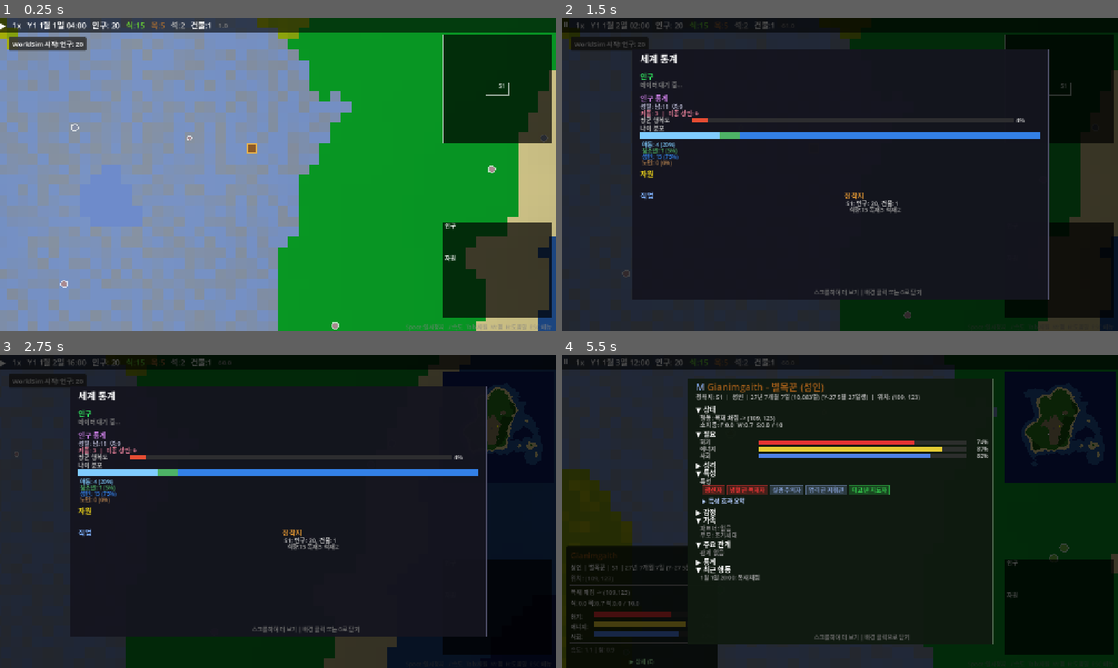
Above: before the commit, frames 1-4 (two rows, left to right).
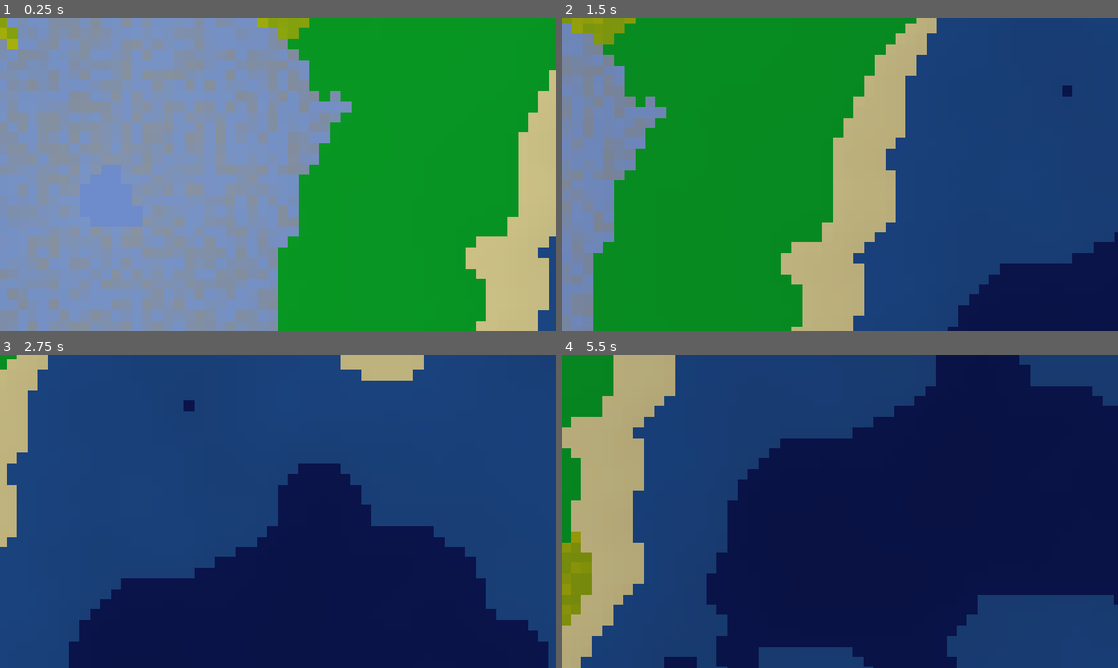
Above: after the commit, the same moments.

Repository: hyunlord/new-world
Game: Godot game, scene res://scenes/main/main.tscn
Same seed, same stepped clock (60 frames per second), same inputs: the game is played once before the commit and once after it.
Inputs (mouse positions are in pixels of both pictures, inside the frame that each line leads up to):
- Up to frame 1 (0.25 s): no input
- Up to frame 2 (1.5 s): tap Enter at 0.5 s; drag from (1056, 89) to (895, 105) at 0.52 s; drag from (1056, 271) to (812, 237) at 1.27 s
- Up to frame 3 (2.75 s): tap Space at 2 s; move the mouse to (278, 511) at 2.02 s; hold D from 2.03 s (still down); tap 0 at 2.1 s; click (278, 511) at 2.17 s
- Up to frame 4 (5.5 s): release D at 2.75 s; drag from (812, 574) to (673, 464) at 2.77 s; tap Enter at 3.5 s; move the mouse to (1006, 558) at 3.52 s; hold A 3.53-4.25 s; tap G at 3.6 s; tap Space at 3.77 s; drag from (673, 464) to (756, 433) at 4.27 s; click (639, 661) at 5 s, where only the run before the commit has a clickable "▶ 상세 (E)"

The runs differ from the first frame. In frame 1, 18% of the frame differs, in the area x 0-100%, y 0-100%; in frame 2, 100%; in frame 3, 99%; in frame 4, 99%.
Error after the commit: Parse Error: Could not preload resource script "res://scripts/ui/entity_detail_panel.gd". (res://scripts/ui/hud.gd:8)

Commit message:
feat(phase5): entity_detail_panel Phase5 childhood section
Add collapsible childhood section after violation_history:
- ACE score bar with 3-segment color (green/yellow/red for 0~3/4~6/7~10)
- threat/deprivation sub-bars when ace_tracker provides breakdown
- backfill estimated indicator from ace_tracker.is_backfilled
- attachment type label with color-coded text per type
- epigenetic load bar
- HPA × Break multiplier summary for adult entities
All text via Locale.ltr(). Section collapsed by default.

Co-Authored-By: Claude Sonnet 4.6 <noreply@anthropic.com>

Diff:
--- a/scripts/ui/entity_detail_panel.gd
+++ b/scripts/ui/entity_detail_panel.gd
@@ -102,6 +102,7 @@
 	"emotions": true,
 	"trauma_scars": true,
 	"violation_history": false,
+	"childhood": true,
 	"family": false,
 	"relationships": false,
 	"stats": true,
@@ -908,6 +909,125 @@
 					draw_string(font, Vector2(cx + 10, cy + 12), line_text, HORIZONTAL_ALIGNMENT_LEFT, -1, GameConfig.get_font_size("popup_body"), line_color)
 					cy += 16.0
 				cy += 4.0
+
+	# ── Childhood (Phase 5: ACE / Attachment / Epigenetic) ──
+	var has_childhood_data: bool = (
+		entity.has_meta("adulthood_applied")
+		or entity.has_meta("childhood_data")
+		or entity.has_meta("ace_score_total")
+	)
+	if has_childhood_data:
+		cy = _draw_section_header(font, cx, cy, Locale.ltr("UI_PANEL_CHILDHOOD"), "childhood")
+		if not _section_collapsed.get("childhood", true):
+			# ── Developmental stage (children only) ──
+			var childhood_data = entity.get_meta("childhood_data", null)
+			if childhood_data is Dictionary:
+				var stage = childhood_data.get("current_stage", "")
+				if stage != "" and stage != "adult":
+					var stage_key: String = "STAGE_" + stage.to_upper()
+					var stage_label: String = Locale.ltr(stage_key)
+					draw_string(font, Vector2(cx + 10, cy + 12), stage_label,
+						HORIZONTAL_ALIGNMENT_LEFT, -1,
+						GameConfig.get_font_size("popup_body"), Color(0.7, 0.9, 0.7))
+					cy += 16.0
+
+			# ── ACE score bar (3-segment color: 0~3 green, 4~6 yellow, 7~10 red) ──
+			var ace_tracker = entity.get_meta("ace_tracker", null)
+			var ace_score: float = 0.0
+			var ace_threat: float = 0.0
+			var ace_deprivation: float = 0.0
+			var is_backfilled: bool = false
+			if ace_tracker != null:
+				if ace_tracker.has_method("get_score_total"):
+					ace_score = float(ace_tracker.get_score_total())
+				elif "ace_score_total" in ace_tracker:
+					ace_score = float(ace_tracker.ace_score_total)
+				if ace_tracker.has_method("get_threat_deprivation_scores"):
+					var td = ace_tracker.get_threat_deprivation_scores()
+					ace_threat = float(td.get("threat", 0.0))
+					ace_deprivation = float(td.get("deprivation", 0.0))
+				if "is_backfilled" in ace_tracker:
+					is_backfilled = bool(ace_tracker.is_backfilled)
+			else:
+				ace_score = float(entity.get_meta("ace_score_total", 0.0))
+
+			var ace_ratio: float = clampf(ace_score / 10.0, 0.0, 1.0)
+			var ace_color: Color
+			if ace_score <= 3.0:
+				ace_color = Color(0.2, 0.8, 0.3)
+			elif ace_score <= 6.0:
+				ace_color = Color(0.9, 0.8, 0.1)
+			else:
+				ace_color = Color(0.9, 0.2, 0.2)
+
+			var ace_range_key: String = "ACE_SCORE_LOW"
+			if ace_score > 6.0:
+				ace_range_key = "ACE_SCORE_HIGH"
+			elif ace_score > 3.0:
+				ace_range_key = "ACE_SCORE_MID"
+
+			var ace_label: String = "%s: %.1f/10 (%s)" % [
+				Locale.ltr("UI_PANEL_ACE"),
+				ace_score,
+				Locale.ltr(ace_range_key)
+			]
+			if is_backfilled:
+				ace_label += " [%s]" % Locale.ltr("UI_ACE_BACKFILL_ESTIMATED")
+			cy = _draw_bar(font, cx + 10, cy, bar_w, ace_label, ace_ratio, ace_color)
+
+			# threat/deprivation sub-bars (indented)
+			if ace_threat > 0.0 or ace_deprivation > 0.0:
+				var threat_ratio: float = clampf(ace_threat / 10.0, 0.0, 1.0)
+				var dep_ratio: float = clampf(ace_deprivation / 10.0, 0.0, 1.0)
+				cy = _draw_bar(font, cx + 20, cy, bar_w - 10,
+					Locale.ltr("UI_ACE_THREAT_LABEL"), threat_ratio, Color(0.9, 0.4, 0.2))
+				cy = _draw_bar(font, cx + 20, cy, bar_w - 10,
+					Locale.ltr("UI_ACE_DEPRIVATION_LABEL"), dep_ratio, Color(0.4, 0.5, 0.9))
+
+			# ── Attachment type ──
+			var attachment_type = entity.get_meta("attachment_type", "")
+			if str(attachment_type) != "":
+				var attach_key: String = "ATTACHMENT_" + str(attachment_type).to_upper()
+				var attach_label: String = "%s: %s" % [
+					Locale.ltr("UI_PANEL_ATTACHMENT"),
+					Locale.ltr(attach_key)
+				]
+				var attach_color: Color = Color(0.5, 0.8, 0.9)
+				if str(attachment_type) == "anxious":
+					attach_color = Color(0.9, 0.7, 0.2)
+				elif str(attachment_type) == "avoidant":
+					attach_color = Color(0.6, 0.6, 0.6)
+				elif str(attachment_type) == "disorganized":
+					attach_color = Color(0.9, 0.3, 0.5)
+				draw_string(font, Vector2(cx + 10, cy + 12), attach_label,
+					HORIZONTAL_ALIGNMENT_LEFT, -1,
+					GameConfig.get_font_size("popup_body"), attach_color)
+				cy += 16.0
+
+			# ── Epigenetic load bar ──
+			var epi_load = entity.get_meta("epigenetic_load_effective", -1.0)
+			if float(epi_load) >= 0.0:
+				var epi_ratio: float = clampf(float(epi_load), 0.0, 1.0)
+				cy = _draw_bar(font, cx + 10, cy, bar_w,
+					Locale.ltr("UI_PANEL_EPIGENETIC"), epi_ratio, Color(0.6, 0.3, 0.8))
+
+			# ── HPA/Break multipliers (adults only) ──
+			var adulthood_applied = entity.get_meta("adulthood_applied", false)
+			if bool(adulthood_applied):
+				var stress_mult = entity.get_meta("ace_stress_gain_mult", 1.0)
+				var break_mult = entity.get_meta("ace_break_threshold_mult", 1.0)
+				var hpa_text: String = "HPA x%.2f  |  Break x%.2f" % [float(stress_mult), float(break_mult)]
+				var hpa_color: Color = Color(0.7, 0.7, 0.7)
+				if float(stress_mult) > 1.6:
+					hpa_color = Color(0.9, 0.2, 0.2)
+				elif float(stress_mult) > 1.3:
+					hpa_color = Color(0.9, 0.5, 0.2)
+				draw_string(font, Vector2(cx + 10, cy + 12), hpa_text,
+					HORIZONTAL_ALIGNMENT_LEFT, -1,
+					GameConfig.get_font_size("popup_body"), hpa_color)
+				cy += 16.0
+
+			cy += 4.0
 
 	# ── Family ──
 	cy = _draw_section_header(font, cx, cy, Locale.ltr("UI_FAMILY"), "family")
